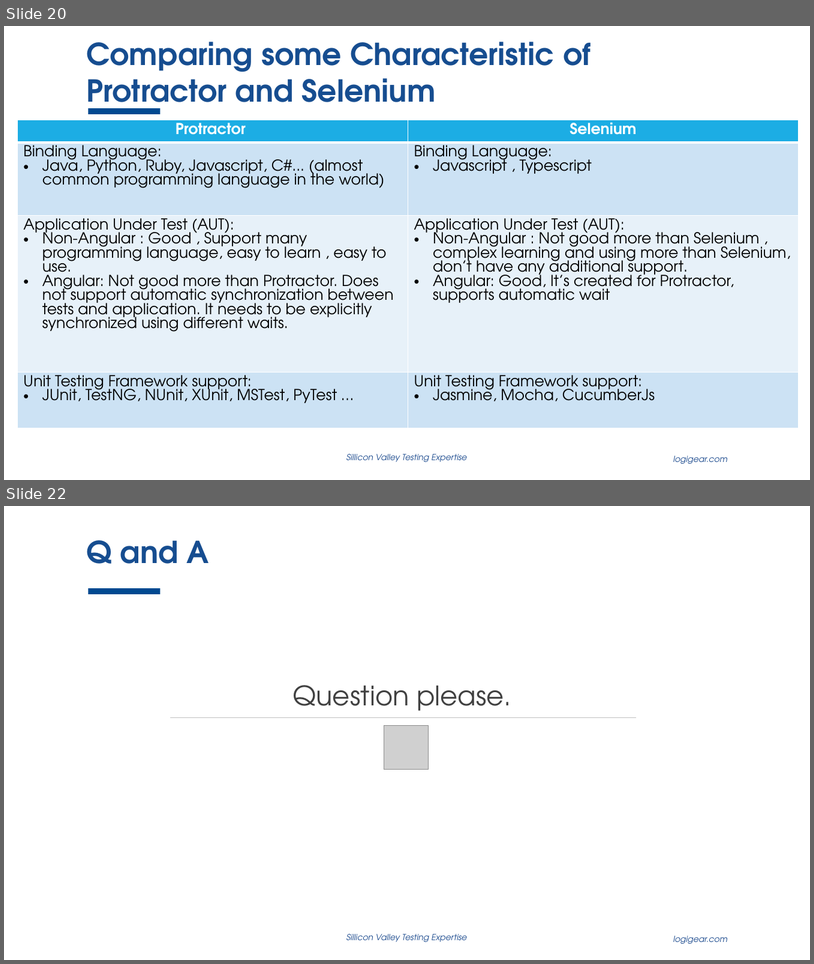
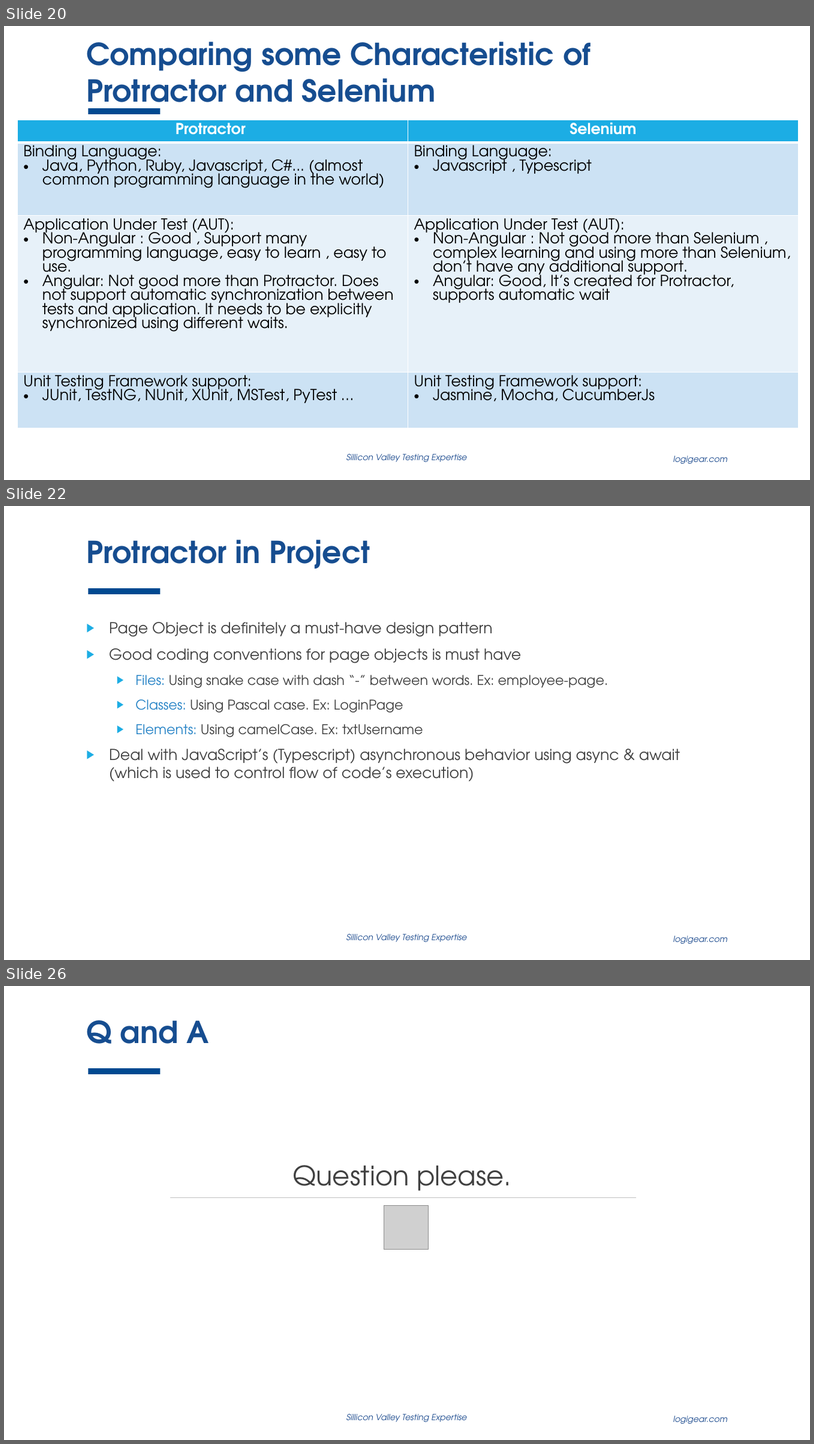
Before and after one commit to thewalldao/ICT_PROTRACTOR, a slide deck: Document/Study_document/inContact.pptx. Shown one above the other, each under a label of ours: slides 20 and 22 before the commit, slides 20, 22 and 26 after it; the slides between them are not shown. The pictures are 814x964 and 814x1444 pixels, drawn with LibreOffice and Linux fonts; fonts in the diff are those of the drawing; grey boxes stand for pictures; background and template pictures are left out. Boxes give left, top, right and bottom in pixels: in the first picture for what was removed or moved away, otherwise in the second. Text is boxed around its words. In the diff, an @@ line names an element or a change of style, - is before the commit and + after.

Commit message:
Update Protractor.pptx, inContact-v1.2.pptx, and inContact.pptx

```diff
--- a/Document/Study_document/inContact.pptx
+++ b/Document/Study_document/inContact.pptx
@@ slide 22 added at [4,506,810,960], background #FFFFFF; not listed: 3 template elements that a slide beside it also shows @@
@@ title added at [86,540,370,569], 36 pt, text #164D90, bold @@
+Protractor in Project
@@ text added at [109,622,680,781], 18 pt, text #404040 @@
+▶ Page Object is definitely a must-have design pattern
+▶ Good coding conventions for page objects is must have
+  ▶ Files: Using snake case with dash “-” between words. Ex: employee-page.
+  ▶ Classes: Using Pascal case. Ex: LoginPage
+  ▶ Elements: Using camelCase. Ex: txtUsername
+▶ Deal with JavaScript’s (Typescript) asynchronous behavior using async & await (which is used to control flow of code’s execution)
@@ what was slide 22 is now slide 26 @@
```
Also in this commit, not shown: 3 slides changed, 3 other slides added, 2 other files.
